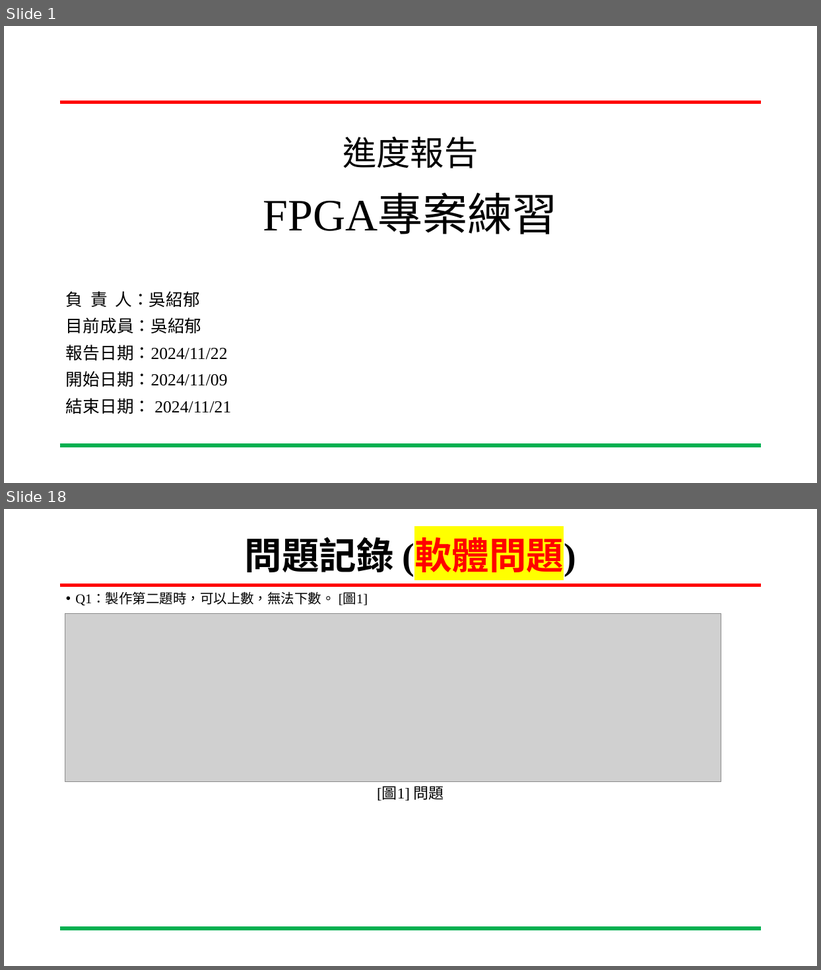
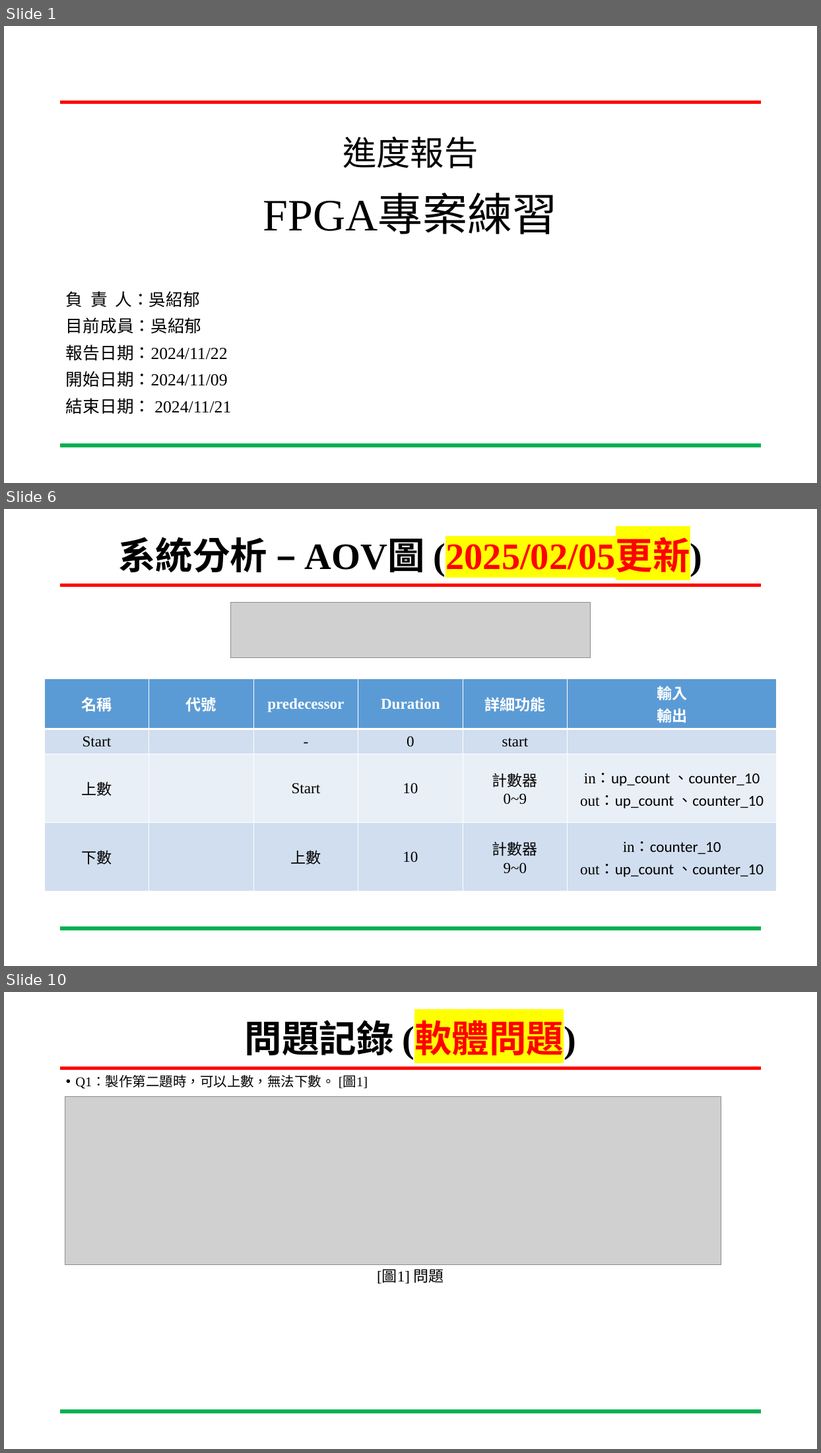
Before and after one commit to wsy0331/SOC_Lab_Exercises, a slide deck: 專案進度報告_吳紹郁_20241121.pptx. Shown one above the other, each under a label of ours: slides 1 and 18 before the commit, slides 1, 6 and 10 after it; the slides between them are not shown. The pictures are 821x970 and 821x1453 pixels, drawn with LibreOffice and Linux fonts; fonts in the diff are those of the drawing; grey boxes stand for pictures; background and template pictures are left out. Boxes give left, top, right and bottom in pixels: in the first picture for what was removed or moved away, otherwise in the second. Text is boxed around its words. In the diff, an @@ line names an element or a change of style, - is before the commit and + after.

```diff
--- a/專案進度報告_吳紹郁_20241121.pptx
+++ b/專案進度報告_吳紹郁_20241121.pptx
@@ slide 6 added at box(4, 509, 817, 966), background #FFFFFF; not listed: 2 template elements that a slide beside it also shows @@
@@ title added at box(118, 537, 703, 576), 44 pt, text #FF0000, bold @@
+系統分析 – AOV圖 (2025/02/05更新)
@@ picture added at box(230, 602, 591, 658) @@
@@ table added at box(44, 679, 778, 880), 4 rows, 6 columns @@
+名稱 | 代號 | predecessor | Duration | 詳細功能 | 輸入 / 輸出
+Start |  | - | 0 | start | 
+上數 |  | Start | 10 | 計數器 / 0~9 | in：up_count 、counter_10 / out：up_count 、counter_10
+下數 |  | 上數 | 10 | 計數器 / 9~0 | in：counter_10 / out：up_count 、counter_10
@@ what was slide 18 is now slide 10 @@
```
Also in this commit, not shown: 4 slides changed, 3 other slides added, 13 slides removed, 3 other files.
